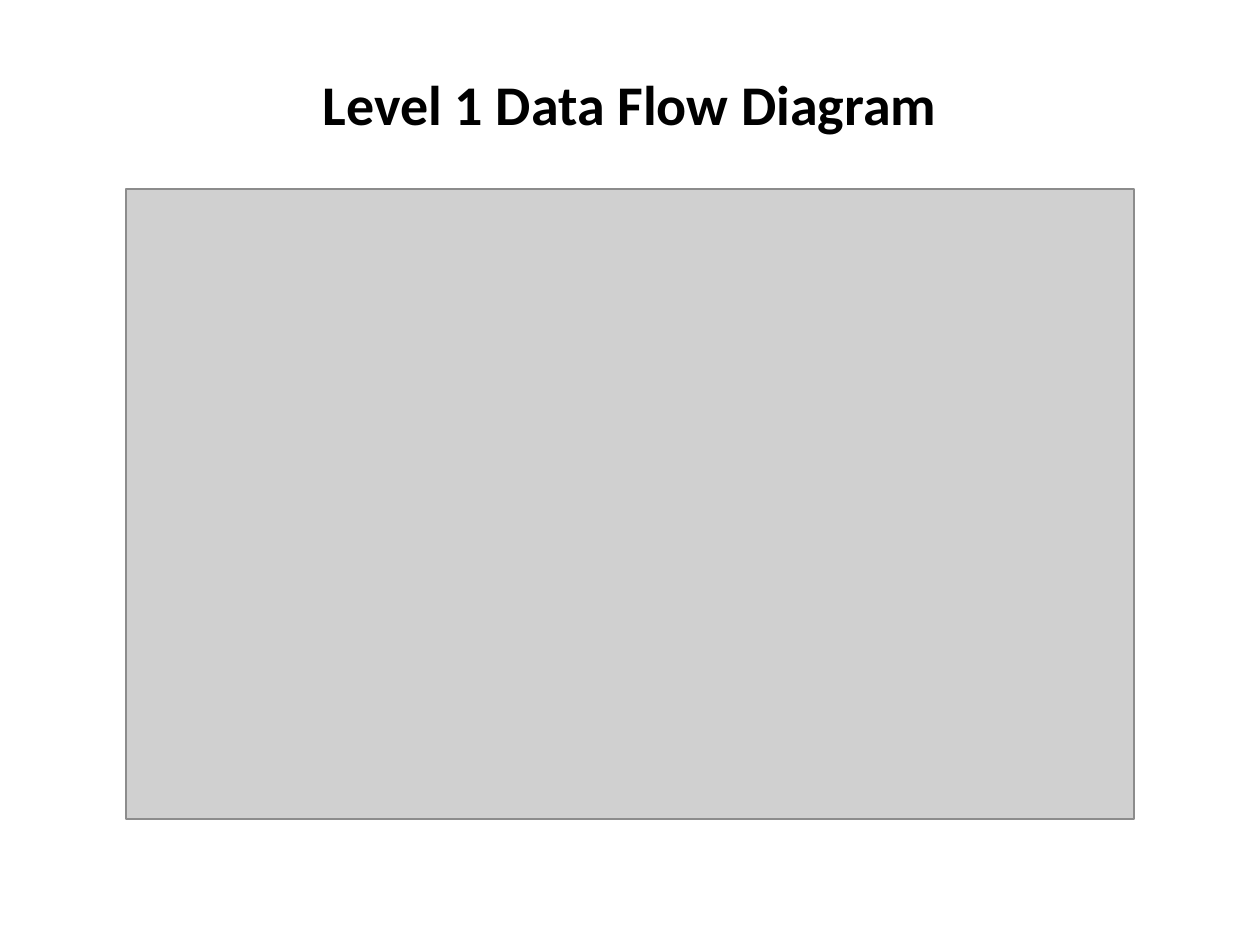
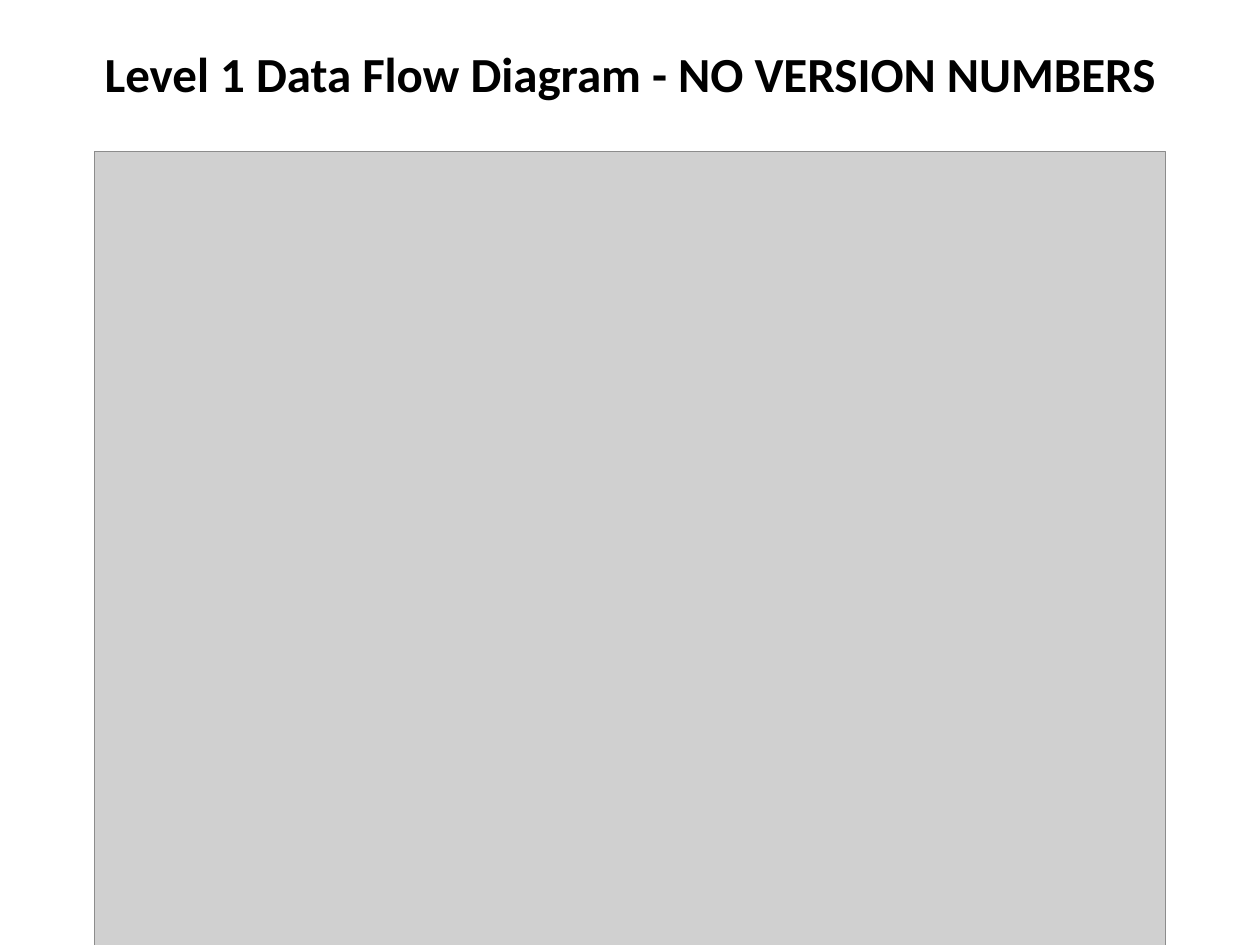
Before and after one commit to RancourBangladesh/rster, a slide deck: slide 11 of Documentation/presentations/RosterBhai_Presentation.pptx. Drawn at 1260x945 pixels with LibreOffice and Linux fonts; fonts in the diff are those of the drawing; grey boxes stand for pictures. Boxes give left, top, right and bottom in pixels: in the first picture for what was removed or moved away, otherwise in the second. Text is boxed around its words. In the diff, an @@ line names an element or a change of style, - is before the commit and + after.

```diff
--- a/Documentation/presentations/RosterBhai_Presentation.pptx
+++ b/Documentation/presentations/RosterBhai_Presentation.pptx
@@ text at (105, 57, 1156, 101): text changed; size 32 to 28 pt @@
-Level 1 Data Flow Diagram
+Level 1 Data Flow Diagram - NO VERSION NUMBERS
@@ picture: place and size @@
-picture at (126, 189, 1134, 819)
+picture at (94, 151, 1166, 945)
```
Also in this commit, not shown: 4 other slides changed, 20 other files.
